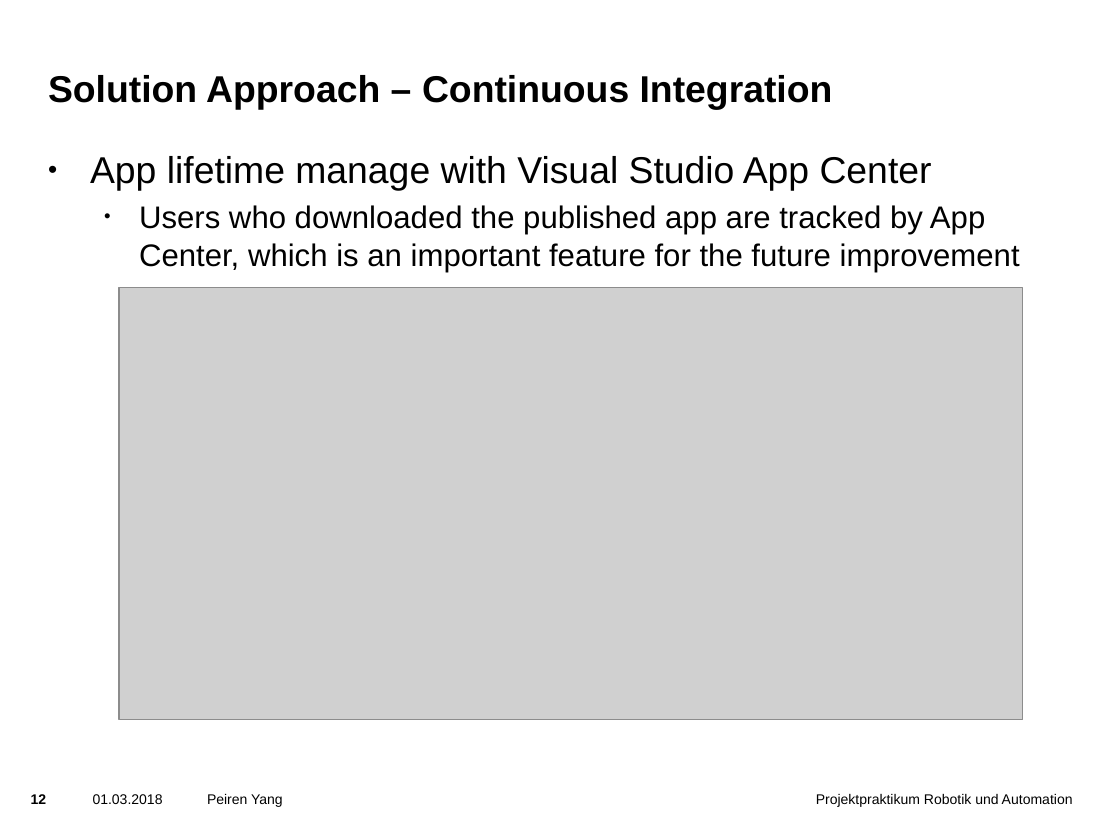
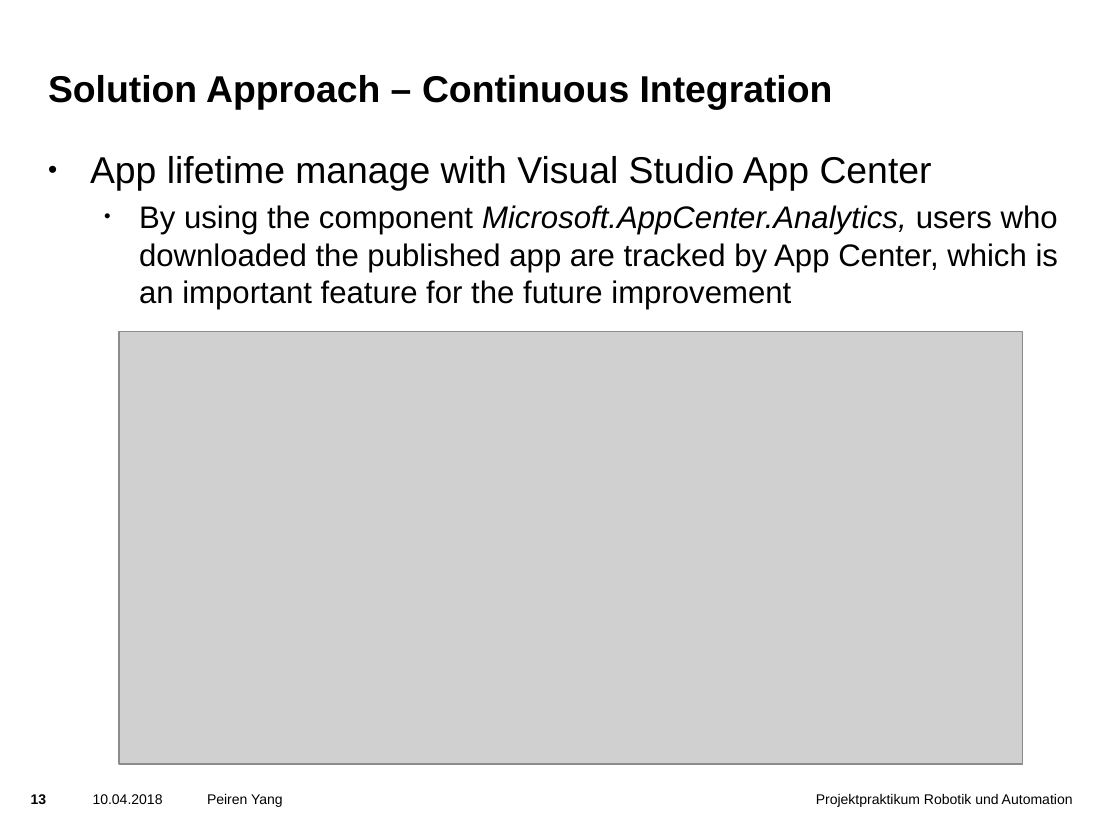
Before and after one commit to yangpeiren/SimpleCalculator, a slide deck: slide 13 of SimpleCalculator/doc/Presentation.pptx (slide 12 before the commit). Drawn at 1120x840 pixels with LibreOffice and Linux fonts; fonts in the diff are those of the drawing; grey boxes stand for pictures; background and template pictures are left out. Boxes give left, top, right and bottom in pixels: in the first picture for what was removed or moved away, otherwise in the second. Text is boxed around its words. In the diff, an @@ line names an element or a change of style, - is before the commit and + after.

```diff
--- a/SimpleCalculator/doc/Presentation.pptx
+++ b/SimpleCalculator/doc/Presentation.pptx
@@ text at box(139, 205, 1058, 309): text changed @@
-  • Users who downloaded the published app are tracked by App Center, which is an important feature for the future improvement
+  • By using the component Microsoft.AppCenter.Analytics, users who downloaded the published app are tracked by App Center, which is an important feature for the future improvement
@@ picture: place and size @@
-picture at box(119, 288, 1023, 720)
+picture at box(119, 332, 1023, 764)
@@ text at box(93, 794, 163, 804): text changed @@
-01.03.2018
+10.04.2018
```
Also in this commit, not shown: 16 other slides changed, 4 slides added.
